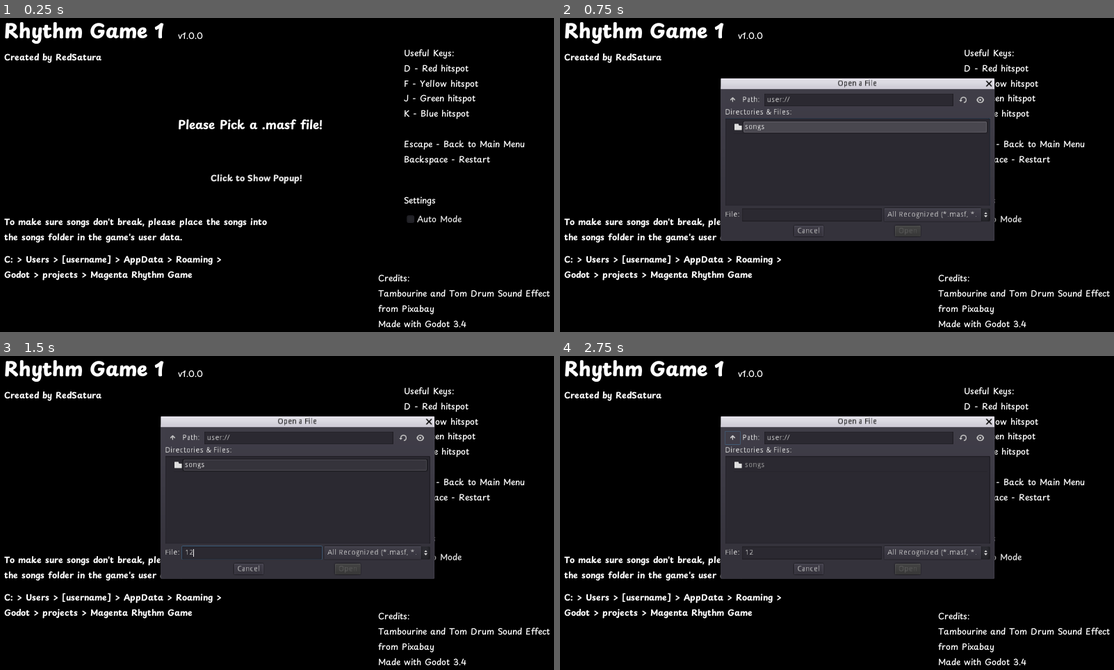
Above: before the commit, frames 1-4 (two rows, left to right).
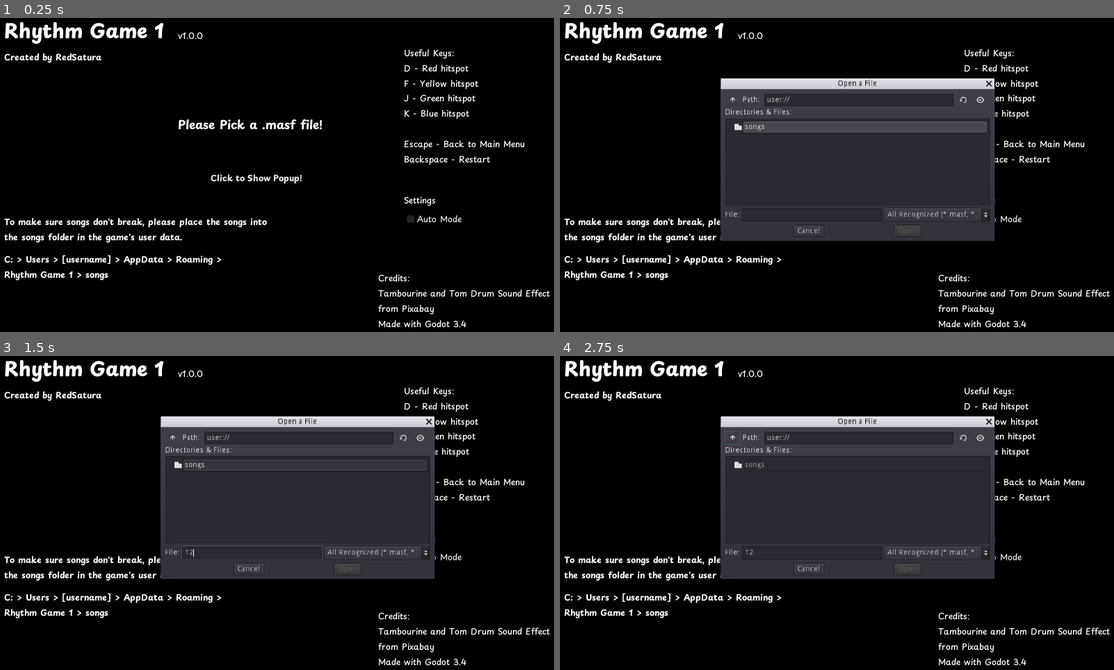
Above: after the commit, the same moments.

Repository: RedSatura/rhythm-game-1
Game: Godot game, scene res://scenes/main_menu.tscn
The game is run twice, just before and just after one commit, with the same random seed, the same clock (stepped at 60 frames per second) and the same inputs. The engine's default icon, where the game draws it, is replaced by a stand-in: a white triangle on a blue panel in a dark square.
Inputs (mouse positions are in pixels of both pictures, inside the frame that each line leads up to):
- Up to frame 1 (0.25 s): no input
- Up to frame 2 (0.75 s): click "Click to Show Popup!" at 0.5 s
- Up to frame 3 (1.5 s): click (249, 553) at 1.27 s; type "12" at 1.35 s
- Up to frame 4 (2.75 s): click (731, 437) at 2 s

The runs differ from the first frame. In frame 1, 0.5% of the frame differs, in the area x 0-35%, y 80-84%; in frame 2, 0.5%; in frame 3, 0.5%; in frame 4, 0.5%.

Commit message:
fixed loading external resources

Diff:
--- a/project.godot
+++ b/project.godot
@@ -12,6 +12,7 @@
 
 config/name="Rhythm Game 1"
 run/main_scene="res://scenes/main_menu.tscn"
+config/use_custom_user_dir=true
 config/icon="res://icon.png"
 
 [autoload]
--- a/scenes/hitspots/hit_spot/hit_spot.gd
+++ b/scenes/hitspots/hit_spot/hit_spot.gd
@@ -5,6 +5,8 @@
 export var note_spawn_interval = 1.0
 
 export var initial_rotation = 0
+
+export var auto_hit_rate = 100
 
 export var original_color = Color(0, 0, 0, 0)
 
@@ -39,6 +41,7 @@
 onready var particles = $Pivot/Particles2D
 
 func _ready():
+	randomize()
 	pivot.rotation_degrees = initial_rotation
 	timer.wait_time = note_spawn_interval
 
@@ -58,23 +61,34 @@
 
 func _on_GoodArea_area_entered(_area):
 	good = true
+	perfect = false
 	missable = false
 
 func _on_PerfectArea_area_entered(_area):
 	perfect = true
 	if auto_mode:
 		if current_note != null:
-			current_note.destroy_note()
-			HitSpotEventBus.emit_signal("update_score", "PERFECT")
-			note_hit_sound.play()
-			emit_particles()
-			current_note = null
+			if auto_hit_rate < 100:
+				var result = randi() % 100
+				if result <= auto_hit_rate:
+					current_note.destroy_note()
+					HitSpotEventBus.emit_signal("update_score", "PERFECT")
+					note_hit_sound.play()
+					emit_particles()
+					current_note = null
+			else:
+				current_note.destroy_note()
+				HitSpotEventBus.emit_signal("update_score", "PERFECT")
+				note_hit_sound.play()
+				emit_particles()
+				current_note = null
 
 func _on_PerfectArea_area_exited(_area):
 	perfect = false
 
 func _on_GoodArea_area_exited(_area):
 	good = false
+	perfect = false
 	missable = true
 
 func _unhandled_input(event):
--- a/scenes/hitspots/hit_spot/hit_spot.tscn
+++ b/scenes/hitspots/hit_spot/hit_spot.tscn
@@ -8,13 +8,13 @@
 [ext_resource path="res://assets/sounds/note_miss.mp3" type="AudioStream" id=6]
 
 [sub_resource type="CircleShape2D" id=2]
-radius = 24.0
+radius = 22.0
 
 [sub_resource type="CircleShape2D" id=1]
 radius = 8.0
 
 [sub_resource type="CircleShape2D" id=4]
-radius = 32.0
+radius = 28.0
 
 [sub_resource type="RectangleShape2D" id=5]
 extents = Vector2( 10, 48 )
--- a/scenes/main_menu.gd
+++ b/scenes/main_menu.gd
@@ -10,6 +10,7 @@
 
 func _on_FileDialog_file_selected(path):
 	SongEventBus.song_path = path
+# warning-ignore:return_value_discarded
 	get_tree().change_scene("res://scenes/song_play_area.tscn")
 
 func _on_AutoModeButton_pressed():
--- a/scenes/main_menu.tscn
+++ b/scenes/main_menu.tscn
@@ -169,7 +169,7 @@
 margin_right = 432.0
 margin_bottom = 504.0
 custom_fonts/font = SubResource( 6 )
-text = "C: > Users > [username] > AppData > Roaming > Godot > projects > Magenta Rhythm Game"
+text = "C: > Users > [username] > AppData > Roaming > Rhythm Game 1 > songs"
 valign = 1
 autowrap = true
 __meta__ = {
--- a/scenes/note/note.tscn
+++ b/scenes/note/note.tscn
@@ -4,15 +4,12 @@
 [ext_resource path="res://assets/note.png" type="Texture" id=2]
 
 [sub_resource type="CircleShape2D" id=1]
-radius = 8.0
+radius = 4.0
 
 [node name="Note" type="Area2D"]
 collision_layer = 2
 collision_mask = 0
 script = ExtResource( 1 )
-
-[node name="CollisionShape2D" type="CollisionShape2D" parent="."]
-shape = SubResource( 1 )
 
 [node name="NoteSprite" type="Sprite" parent="."]
 scale = Vector2( 0.75, 0.75 )
@@ -22,4 +19,7 @@
 position = Vector2( -4.76837e-07, 4.76837e-07 )
 scale = Vector2( 2.4, 2.4 )
 
+[node name="CollisionShape2D" type="CollisionShape2D" parent="."]
+shape = SubResource( 1 )
+
 [connection signal="screen_exited" from="VisibilityNotifier2D" to="." method="_on_VisibilityNotifier2D_screen_exited"]
--- a/scenes/song_end_screen.gd
+++ b/scenes/song_end_screen.gd
@@ -29,7 +29,7 @@
 
 func calculate_rating():
 	var total_notes = SongEventBus.perfect + SongEventBus.good + SongEventBus.miss
-	var result: float = (((SongEventBus.perfect * 2) + (SongEventBus.good)) / (float(total_notes) * 2)) * 100 if total_notes != 0 else 0
+	var result: float = (((SongEventBus.perfect * 1.5) + (SongEventBus.good)) / (float(total_notes) * 1.5)) * 100 if total_notes != 0 else 0
 	return result
 
 func set_grade(rating):
--- a/scenes/song_manager.gd
+++ b/scenes/song_manager.gd
@@ -157,7 +157,10 @@
 	var bracket_content = RegEx.new()
 	bracket_content.compile("(?<=\\[)(.*?)(?=\\])")
 	var result = bracket_content.search(content)
-	return result.get_string().strip_edges()
+	if result:
+		return result.get_string().strip_edges()
+	else:
+		pass
 
 func get_file_content():
 	var file = File.new()
@@ -180,16 +183,11 @@
 func initialize_video_player():
 	var video_regex = RegEx.new()
 	video_regex.compile("(?<=VIDEOSRC:).*")
-	var video_result = video_regex.search(file_content)
-	var video
-	if video_result:
-		var result = video_result.get_string().strip_edges()
-		if in_editor:
-			video = load("res://" + str(result))
-		else:
-			video = load("user://" + str(result))
-	if video:
-		video_player.stream = video
+	var result = video_regex.search(file_content)
+	#load external file
+	var ogv = VideoStreamTheora.new()
+	ogv.set_file("user://" + str(result.get_string().strip_edges()))
+	video_player.stream = ogv
 
 func initialize_conductor():
 	var bpm_regex = RegEx.new()
@@ -214,13 +212,14 @@
 		pass
 
 	if audio_result:
+		#load external files
 		var result = audio_result.get_string().strip_edges()
-		var audio
-		if in_editor:
-			audio = load("res://" + str(result))
-		else:
-			audio = load("user://" + str(result))
-		conductor.stream = audio
+		var ogg = AudioStreamOGGVorbis.new()
+		var file = File.new()
+		file.open("user://" + str(result), File.READ)
+		ogg.data = file.get_buffer(file.get_len())
+		ogg.set_loop(false)
+		conductor.stream = ogg
 	else:
 		pass
 
@@ -268,4 +267,3 @@
 func show_song_label_info():
 	song_title_label.show()
 	song_title_label.text = song_title
-	prints("Song Title: ", song_title)
--- a/scenes/song_manager.tscn
+++ b/scenes/song_manager.tscn
@@ -34,7 +34,6 @@
 
 [node name="SongManager" type="Node2D"]
 script = ExtResource( 1 )
-start_immediately = true
 
 [node name="HitSpots" parent="." instance=ExtResource( 2 )]
 
@@ -132,6 +131,7 @@
 [node name="DebugUI" type="CanvasLayer" parent="."]
 
 [node name="BeatCounter" type="Label" parent="DebugUI"]
+visible = false
 margin_left = 24.0
 margin_top = 448.0
 margin_right = 280.0
--- a/scenes/song_play_area.tscn
+++ b/scenes/song_play_area.tscn
@@ -26,7 +26,6 @@
 
 [node name="SongManager" parent="." instance=ExtResource( 1 )]
 position = Vector2( 512, 300 )
-start_immediately = false
 
 [node name="ScoreLabel" type="Label" parent="."]
 margin_left = 8.0
--- a/scenes/ui/scene_link_button/scene_link_button.gd
+++ b/scenes/ui/scene_link_button/scene_link_button.gd
@@ -3,4 +3,5 @@
 export(String, FILE) var scene = ""
 
 func _on_SceneLinkButton_pressed():
+# warning-ignore:return_value_discarded
 	get_tree().change_scene(scene)
Not shown, added: assets/sounds/note_hit_sound_effect.mp3
Not shown, removed: songs/Optical Cellophane/Optical Cellophane.masf
Not shown, removed: songs/Wakasagihime's 100 Sushi Topping Game/Wakasagihime's 100 Sushi Topping Game.masf
